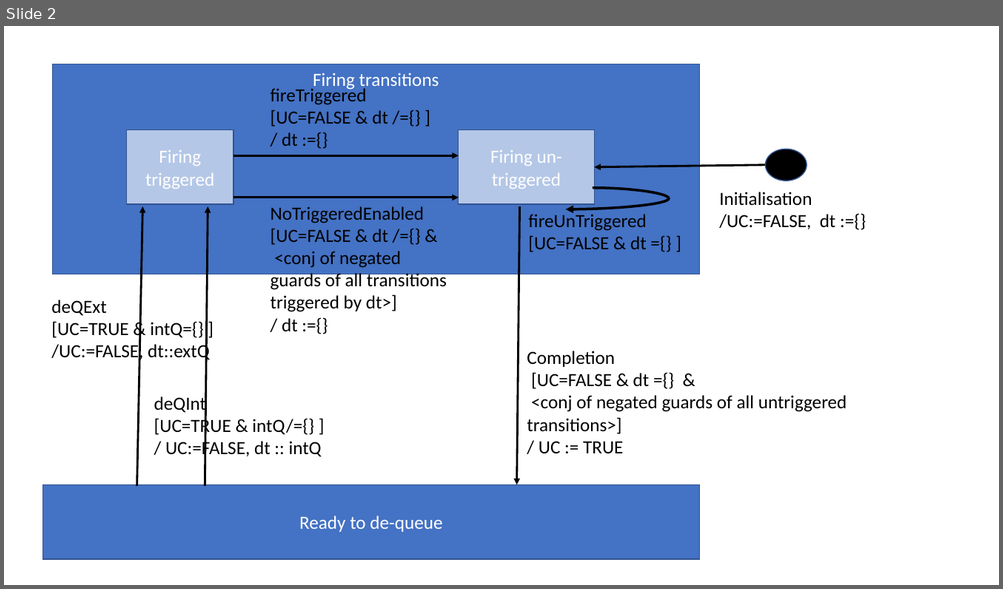
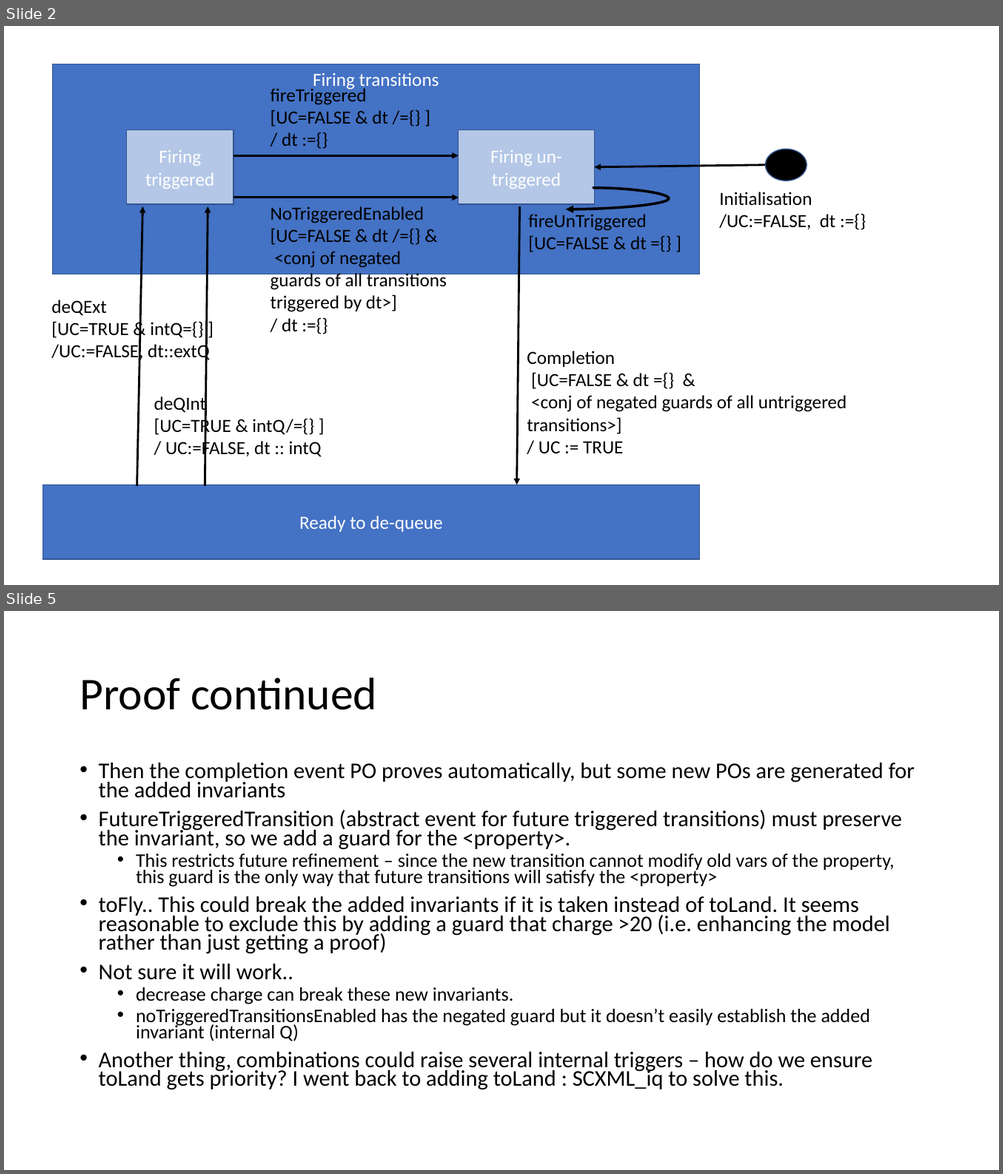
Before and after one commit to kmorris3/rodin_scxml_plugin, a slide deck: GeneralDocumentation/BasisSchematic_Aug2019.pptx. Shown one above the other, each under a label of ours: slide 2 before the commit, slides 2 and 5 after it; the slides between them are not shown. The pictures are 1003x589 and 1003x1174 pixels, drawn with LibreOffice and Linux fonts; fonts in the diff are those of the drawing. Boxes give left, top, right and bottom in pixels: in the first picture for what was removed or moved away, otherwise in the second. Text is boxed around its words. In the diff, an @@ line names an element or a change of style, - is before the commit and + after.

```diff
--- a/GeneralDocumentation/BasisSchematic_Aug2019.pptx
+++ b/GeneralDocumentation/BasisSchematic_Aug2019.pptx
@@ slide 5 added at <box>4,611,999,1170</box>, background #FFFFFF @@
@@ title added at <box>79,678,377,710</box>, 44 pt, text #000000 @@
+Proof continued
@@ text added at <box>99,763,914,1091</box>, 21.7 pt, text #000000 @@
+• Then the completion event PO proves automatically, but some new POs are generated for the added invariants
+• FutureTriggeredTransition (abstract event for future triggered transitions) must preserve the invariant, so we add a guard for the <property>.
+  • This restricts future refinement – since the new transition cannot modify old vars of the property, this guard is the only way that future transitions will satisfy the <property>
+• toFly.. This could break the added invariants if it is taken instead of toLand. It seems reasonable to exclude this by adding a guard that charge >20 (i.e. enhancing the model rather than just getting a proof)
+• Not sure it will work..
+  • decrease charge can break these new invariants.
+  • noTriggeredTransitionsEnabled has the negated guard but it doesn’t easily establish the added invariant (internal Q)
+• Another thing, combinations could raise several internal triggers – how do we ensure toLand gets priority? I went back to adding toLand : SCXML_iq to solve this.
```
Also in this commit, not shown: 2 other slides added.
